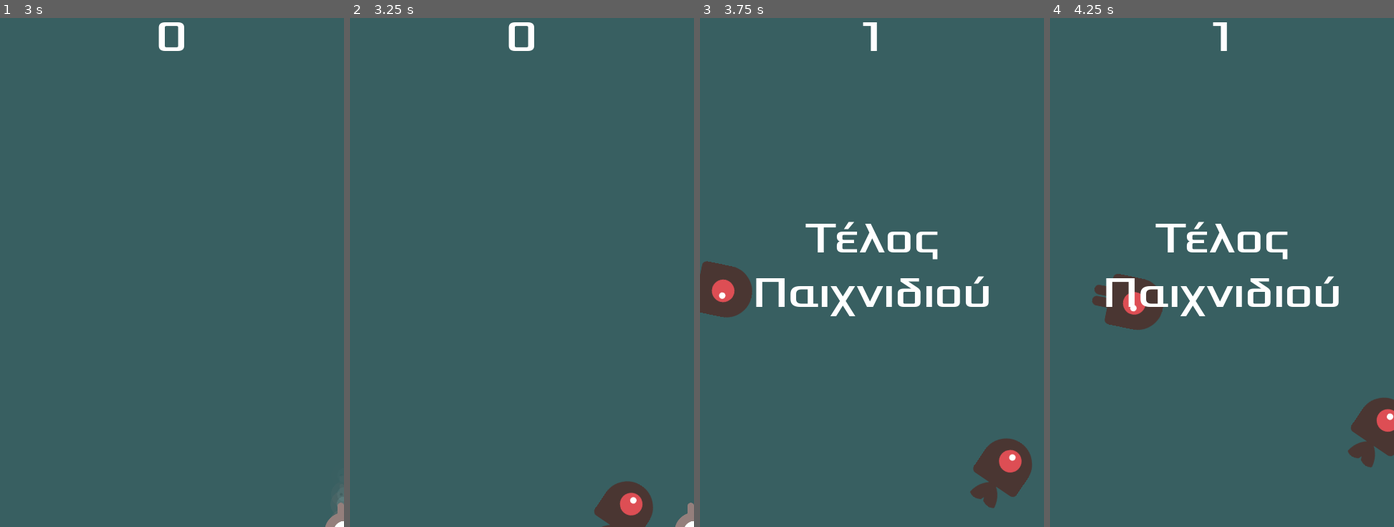
Above: before the commit, frames 1-4 (left to right).
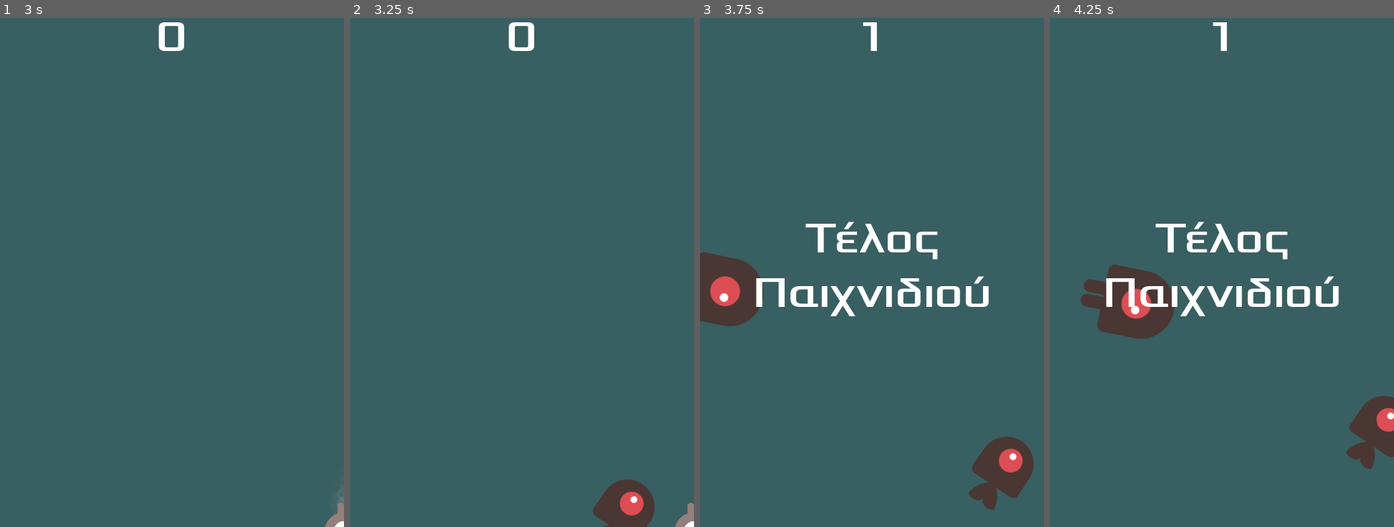
Above: after the commit, the same moments.

Repository: echatzief/dodge_the_creeps
Game: Godot game, scene res://main.tscn
Same seed, same stepped clock (60 frames per second), same inputs: the game is played once before the commit and once after it.
Inputs:
- Up to frame 1 (3 s): click "Εκκίνηση" at 0.5 s; tap Enter at 1.25 s; hold D (move_right) 1.28-2.03 s; hold S (move_down) 2.03-2.78 s; hold D (move_right) from 2.78 s (still down)
- Up to frame 2 (3.25 s): keep holding D (move_right)
- Up to frame 3 (3.75 s): release D (move_right) at 3.53 s; hold W (move_up) from 3.53 s (still down)
- Up to frame 4 (4.25 s): keep holding W (move_up)

Frame 1 is identical in both runs. In frame 2, 0.2% of the frame differs, in the area x 70-89%, y 90-100%; in frame 3, 1.2%; in frame 4, 1.4%, in the area x 8-100%, y 48-89%.

Commit message:
Generate random scaled mobs

Diff:
--- a/mob.gd
+++ b/mob.gd
@@ -5,6 +5,11 @@
 	var mob_types = Array($AnimatedSprite2D.sprite_frames.get_animation_names())
 	$AnimatedSprite2D.animation = mob_types.pick_random()
 
+	# Pick a random scale mob
+	var random_mob_scale = randf_range(0.5, 1)
+	$AnimatedSprite2D.scale.x = random_mob_scale
+	$AnimatedSprite2D.scale.y = random_mob_scale
+
 
 func _on_VisibilityNotifier2D_screen_exited():
 	queue_free()
